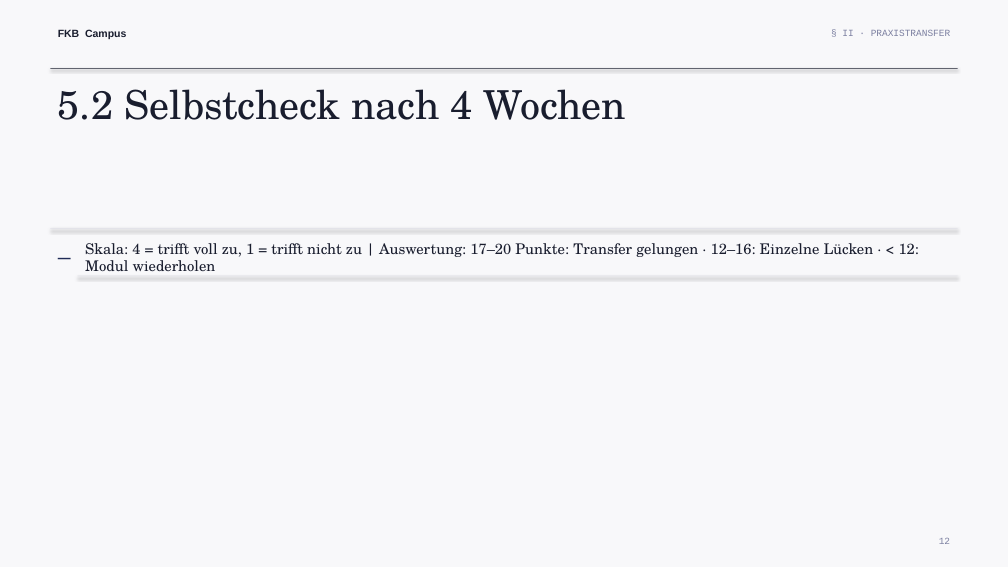
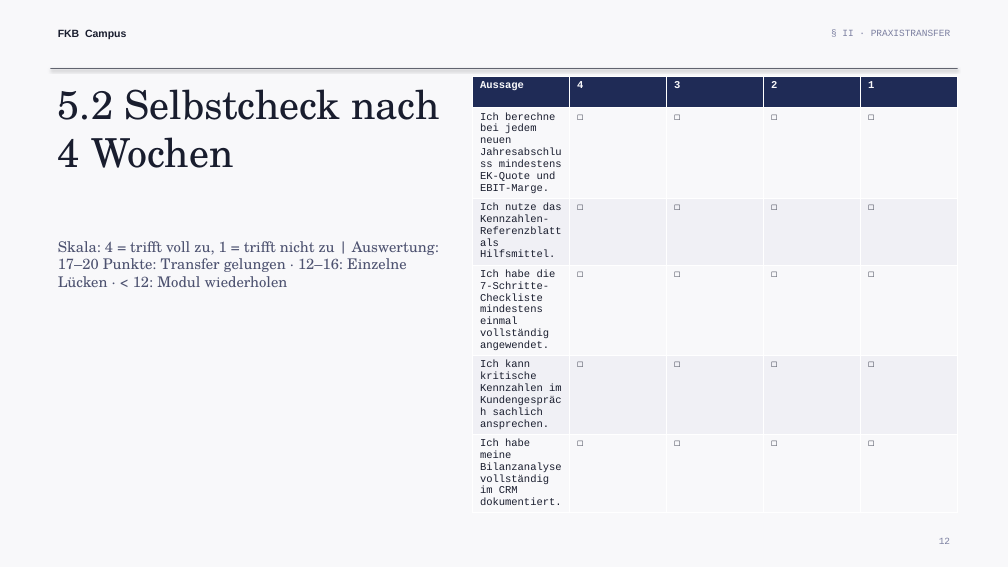
Before and after one commit to ck5rqc47pr-byte/firmenkundenakademie-online, a slide deck: slide 12 of public/downloads/praesentation/M01.pptx. Drawn at 1008x567 pixels with LibreOffice and Linux fonts; fonts in the diff are those of the drawing. Boxes give left, top, right and bottom in pixels: in the first picture for what was removed or moved away, otherwise in the second. Text is boxed around its words. In the diff, an @@ line names an element or a change of style, - is before the commit and + after.

```diff
--- a/public/downloads/praesentation/M01.pptx
+++ b/public/downloads/praesentation/M01.pptx
@@ text "5.2 Selbstcheck nach 4 Wochen" rewrapped from box(58, 89, 626, 120) to box(58, 89, 439, 168) @@
@@ table added at box(473, 76, 957, 509), 6 rows, 5 columns @@
+Aussage | 4 | 3 | 2 | 1
+Ich berechne bei jedem neuen Jahresabschluss mindestens EK-Quote und EBIT-Marge. | ☐ | ☐ | ☐ | ☐
+Ich nutze das Kennzahlen-Referenzblatt als Hilfsmittel. | ☐ | ☐ | ☐ | ☐
+Ich habe die 7-Schritte-Checkliste mindestens einmal vollständig angewendet. | ☐ | ☐ | ☐ | ☐
+Ich kann kritische Kennzahlen im Kundengespräch sachlich ansprechen. | ☐ | ☐ | ☐ | ☐
+Ich habe meine Bilanzanalyse vollständig im CRM dokumentiert. | ☐ | ☐ | ☐ | ☐
@@ text "Skala: 4 = trifft voll ...": place and size @@
-text "Skala: 4 = trifft voll ..." at box(85, 243, 919, 272)
+text "Skala: 4 = trifft voll ..." at box(58, 241, 439, 287)
@@ text "Skala: 4 = trifft voll ..." at box(58, 241, 439, 287): text colour #191D2E to #4D5270 @@
@@ rectangle removed at box(51, 228, 958, 229) @@
@@ text removed at box(51, 238, 72, 268) @@
-–
@@ rectangle removed at box(78, 276, 958, 277) @@
```
Also in this commit, not shown: 7 other slides changed, 21 other files.
